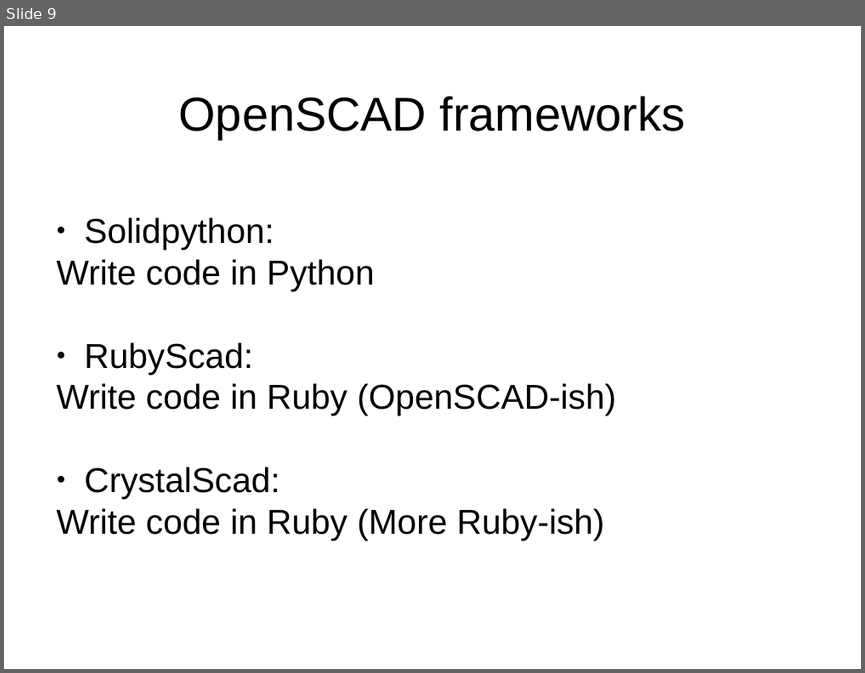
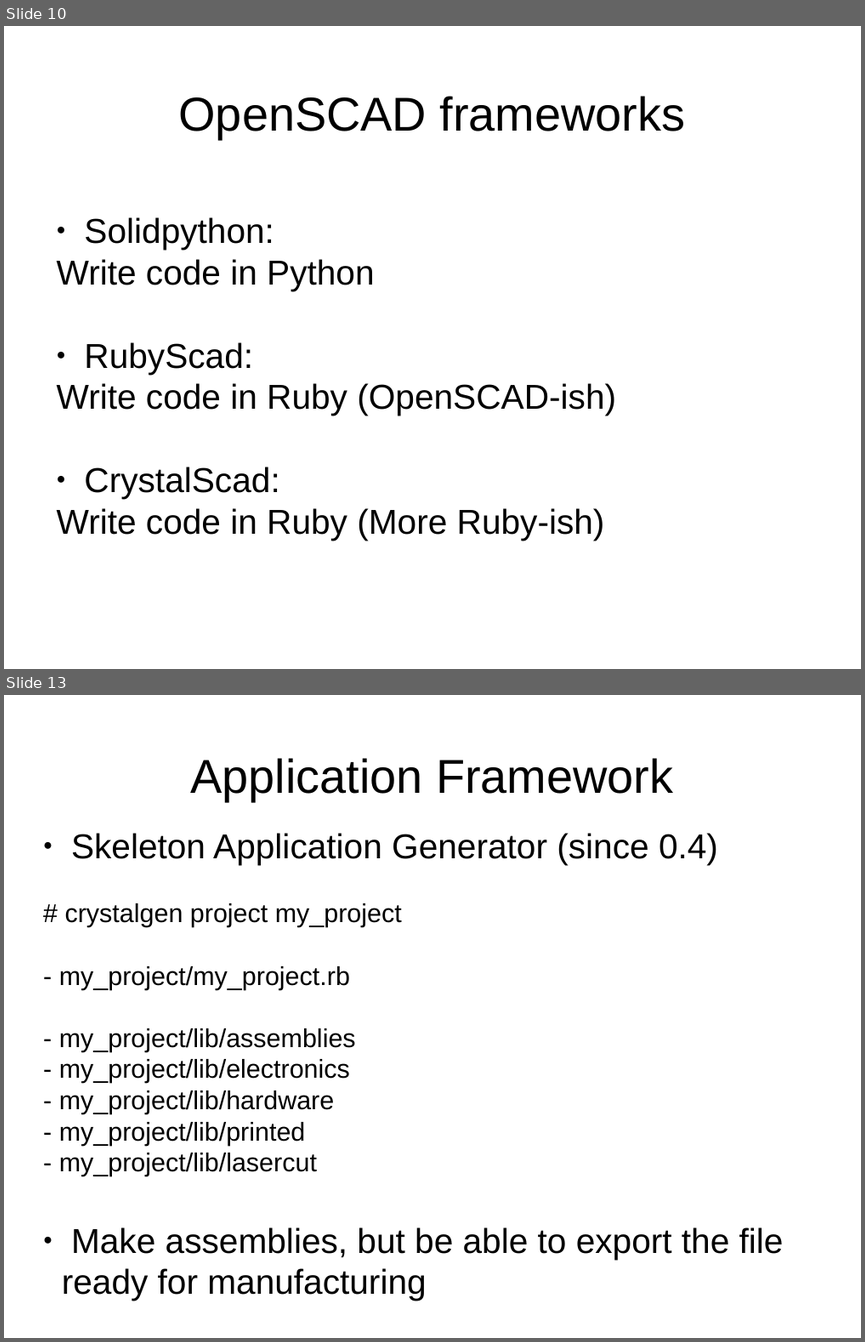
Before and after one commit to Joaz/talks, a slide deck: parametric_programmable_3d_models.odp. Shown one above the other, each under a label of ours: slide 9 before the commit, slides 10 and 13 after it; the slides between them are not shown. The pictures are 865x673 and 865x1342 pixels, drawn with LibreOffice and Linux fonts; fonts in the diff are those of the drawing. Boxes give left, top, right and bottom in pixels: in the first picture for what was removed or moved away, otherwise in the second. Text is boxed around its words. In the diff, an @@ line names an element or a change of style, - is before the commit and + after.

```diff
--- a/parametric_programmable_3d_models.odp
+++ b/parametric_programmable_3d_models.odp
@@ slide 13 added at [4, 695, 861, 1338], background #FFFFFF @@
@@ title added at [191, 758, 673, 801], 44 pt, text #000000 @@
+Application Framework
@@ subtitle added at [59, 833, 783, 1300], 24 pt, text #000000 @@
+● Skeleton Application Generator (since 0.4)
+# crystalgen project my_project
+- my_project/my_project.rb
+- my_project/lib/assemblies
+- my_project/lib/electronics
+- my_project/lib/hardware
+- my_project/lib/printed
+- my_project/lib/lasercut
+● Make assemblies, but be able to export the file ready for manufacturing
@@ what was slide 9 is now slide 10 @@
```
Also in this commit, not shown: 9 slides changed, 5 other slides added, 13 slides removed.
